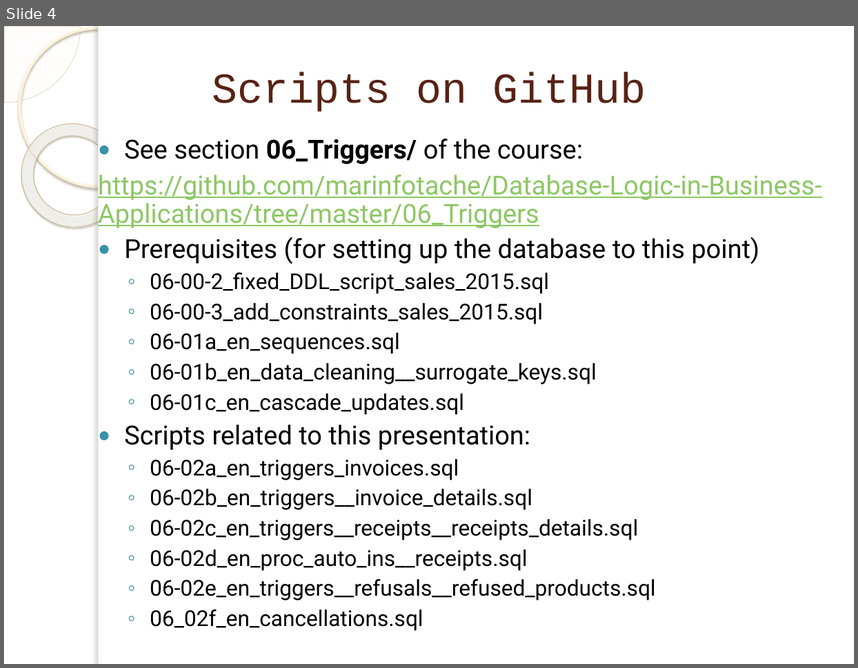
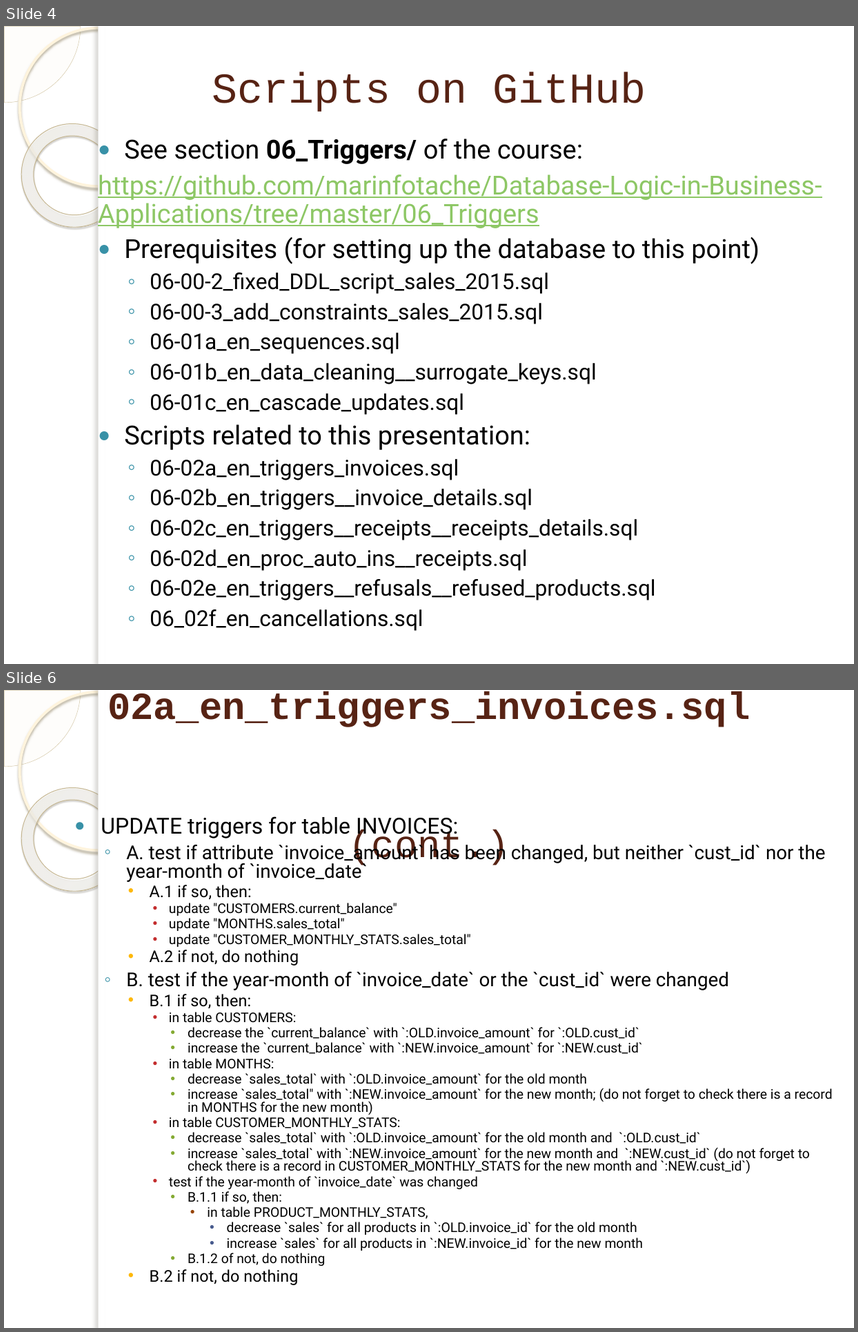
Before and after one commit to marinfotache/Database-Logic-in-Business-Applications, a slide deck: 06_Triggers/06-02_en_Triggers - part 2.pptx. Shown one above the other, each under a label of ours: slide 4 before the commit, slides 4 and 6 after it; the slides between them are not shown. The pictures are 858x668 and 858x1332 pixels, drawn with LibreOffice and Linux fonts; fonts in the diff are those of the drawing; background and template pictures are left out. Boxes give left, top, right and bottom in pixels: in the first picture for what was removed or moved away, otherwise in the second. Text is boxed around its words. In the diff, an @@ line names an element or a change of style, - is before the commit and + after.

```diff
--- a/06_Triggers/06-02_en_Triggers - part 2.pptx
+++ b/06_Triggers/06-02_en_Triggers - part 2.pptx
@@ slide 6 added at bbox=[4, 690, 854, 1328], background picture (left out); not listed: 5 template elements that a slide beside it also shows @@
@@ title added at bbox=[107, 692, 750, 867], 32.4 pt, text #572314, bold @@
+Script 06-02a_en_triggers_invoices.sql
+(cont.)
@@ text added at bbox=[101, 816, 833, 1285], 11.2 pt, text #000000 @@
+● UPDATE triggers for table INVOICES:
+  ◦ A. test if attribute `invoice_amount` has been changed, but neither `cust_id` nor the year-month of `invoice_date`
+    • A.1 if so, then:
+      • update "CUSTOMERS.current_balance"
+      • update "MONTHS.sales_total"
+      • update "CUSTOMER_MONTHLY_STATS.sales_total"
+    • A.2 if not, do nothing
+  ◦ B. test if the year-month of `invoice_date` or the `cust_id` were changed
+    • B.1 if so, then:
+      • in table CUSTOMERS:
+        • decrease the `current_balance` with `:OLD.invoice_amount` for `:OLD.cust_id`
+        • increase the `current_balance` with `:NEW.invoice_amount` for `:NEW.cust_id`
+      • in table MONTHS:
+        • decrease `sales_total` with `:OLD.invoice_amount` for the old month
+        • increase `sales_total" with `:NEW.invoice_amount` for the new month; (do not forget to check there is a record in MONTHS for the new month)
+      • in table CUSTOMER_MONTHLY_STATS:
+        • decrease `sales_total` with `:OLD.invoice_amount` for the old month and `:OLD.cust_id`
+        • increase `sales_total` with `:NEW.invoice_amount` for the new month and `:NEW.cust_id` (do not forget to check there is a record in CUSTOMER_MONTHLY_STATS for the new month and `:NEW.cust_id`)
+      • test if the year-month of `invoice_date` was changed
+        • B.1.1 if so, then:
+          • in table PRODUCT_MONTHLY_STATS,
+            • decrease `sales` for all products in `:OLD.invoice_id` for the old month
+            • increase `sales` for all products in `:NEW.invoice_id` for the new month
+        • B.1.2 of not, do nothing
+    • B.2 if not, do nothing
```
Also in this commit, not shown: 2 slides changed, 4 other slides added, 2 other files.
